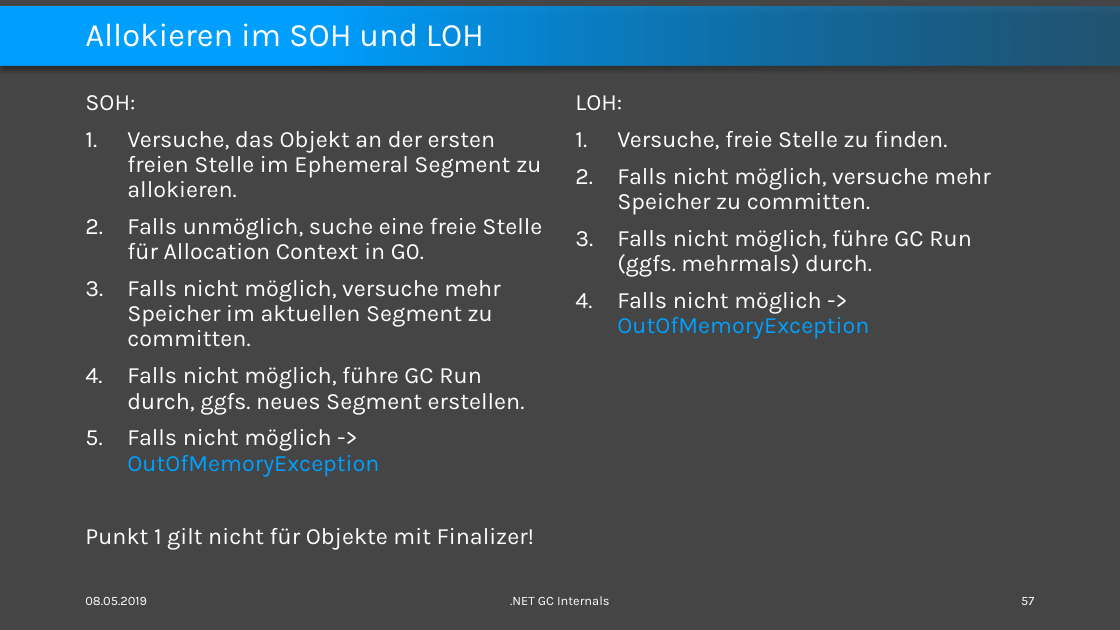
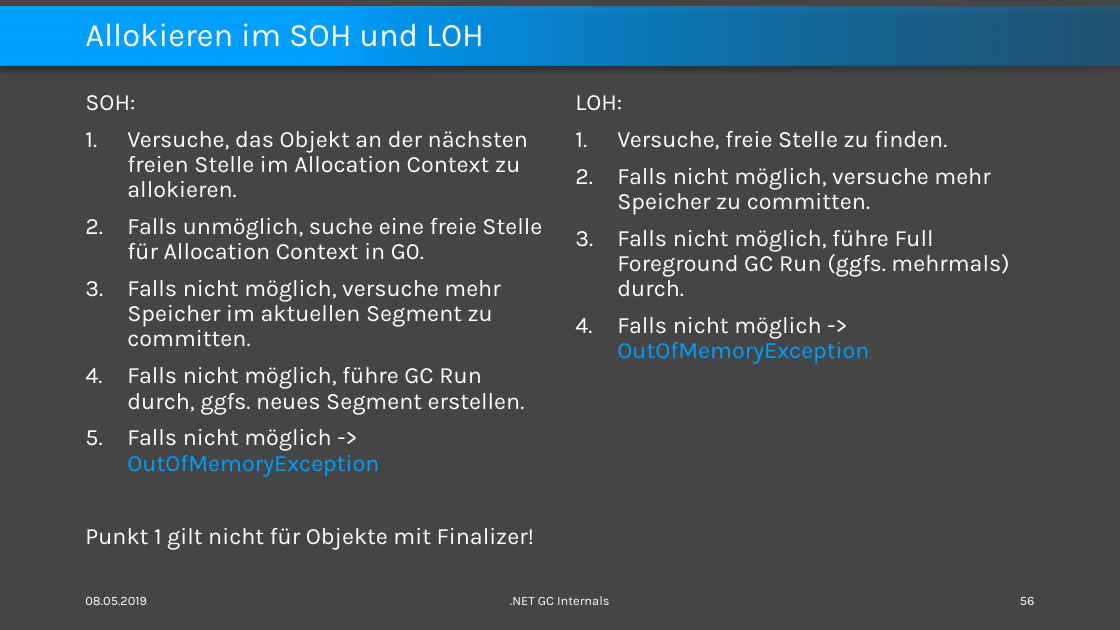
Before and after one commit to feO2x/DotnetGCInternals, a slide deck: slide 56 of Dotnet GC Internals.pptx (slide 57 before the commit). Drawn at 1120x630 pixels with LibreOffice and Linux fonts; fonts in the diff are those of the drawing. Boxes give left, top, right and bottom in pixels: in the first picture for what was removed or moved away, otherwise in the second. Text is boxed around its words. In the diff, an @@ line names an element or a change of style, - is before the commit and + after.

```diff
--- a/Dotnet GC Internals.pptx
+++ b/Dotnet GC Internals.pptx
@@ text at [127,131,528,198]: text changed @@
-1. Versuche, das Objekt an der ersten freien Stelle im Ephemeral Segment zu allokieren.
+1. Versuche, das Objekt an der nächsten freien Stelle im Allocation Context zu allokieren.
@@ text at [617,230,1009,297]: text changed @@
-3. Falls nicht möglich, führe GC Run (ggfs. mehrmals) durch.
+3. Falls nicht möglich, führe Full Foreground GC Run (ggfs. mehrmals) durch.
@@ page number at [1020,597,1035,605]: text changed @@
-57
+56
```
Also in this commit, not shown: 10 other slides changed, 12 slides added.
